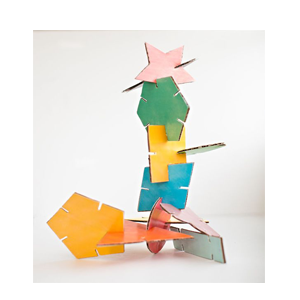
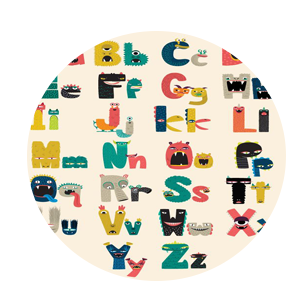
Two versions of the same layered image (w=300, h=300). Layer-by-layer changes:
added layer "Layer 4" above "Layer 3" over [left=27, top=31, right=286, bottom=281]
hid "Layer 3" over [left=33, top=30, right=265, bottom=283]
showed "COLORS" over [left=37, top=136, right=273, bottom=183]
